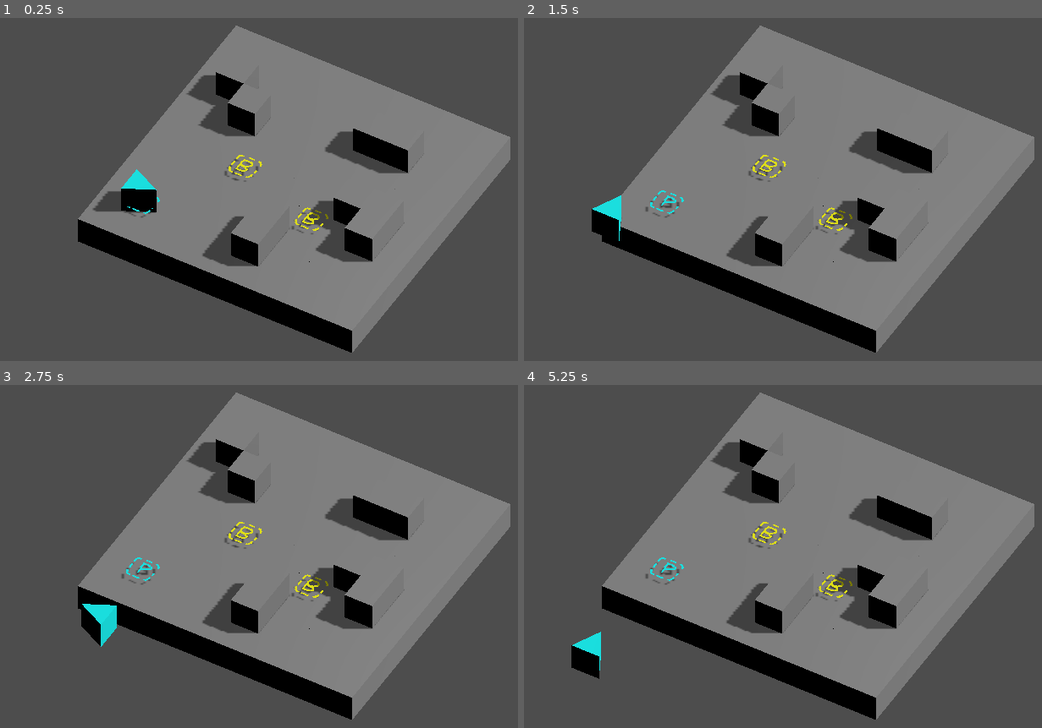
Above: before the commit, frames 1-4 (two rows, left to right).
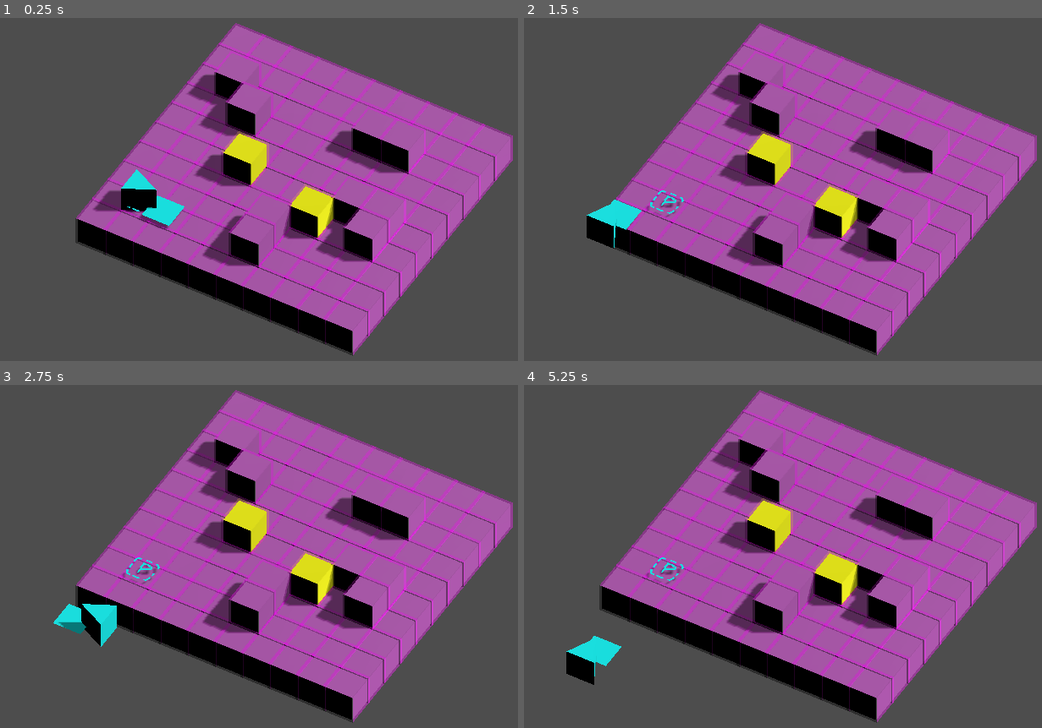
Above: after the commit, the same moments.

Repository: apia46/this-side-up
Game: Godot game, scene res://game.tscn
Two runs of this game, one before a commit and one after it. Both use one fixed random seed, a clock stepped at 60 frames per second and the inputs below.
Inputs:
- Up to frame 1 (0.25 s): no input
- Up to frame 2 (1.5 s): tap Enter at 0.5 s; hold D (backward_right) 0.53-1.28 s; tap Space at 1.25 s; hold S (backward) from 1.28 s (still down)
- Up to frame 3 (2.75 s): tap Enter at 2 s; release S (backward) at 2.03 s; hold D (backward_right) from 2.03 s (still down)
- Up to frame 4 (5.25 s): tap Space at 2.75, 4.25 s; release D (backward_right) at 2.78 s; hold W (forward) 2.78-3.53 s; tap Enter at 3.5 s; hold A (backward_left) 3.53-5.03 s; hold S (backward) from 5.03 s (still down)

The runs differ from the first frame. In frame 1, 39% of the frame differs, in the area x 14-100%, y 1-99%; in frame 2, 40%; in frame 3, 40%; in frame 4, 40%, in the area x 8-100%, y 1-99%.

Commit message:
ghkoghlg

Diff:
--- /dev/null
+++ b/assets/grid/objects/box/box.gd
@@ -0,0 +1,13 @@
+class_name Box
+extends Node3D
+
+var level: Level
+var state: ObjectState
+
+static func New(_position, _level) -> Box:
+	var _box = preload("res://assets/grid/objects/box/box.tscn").instantiate()
+	_box.level = _level
+	_box.state = ObjectState.new(_position, 0)
+	_box.position = _box.state.getPositionAsVector()
+	_box.rotation = _box.state.getRotationAsVector()
+	return _box
--- /dev/null
+++ b/assets/grid/objects/box/box.tscn
@@ -0,0 +1,16 @@
+[gd_scene load_steps=4 format=3 uid="uid://ccleyb6wqufsc"]
+
+[ext_resource type="Script" path="res://assets/grid/objects/box/box.gd" id="1_2dhlc"]
+
+[sub_resource type="StandardMaterial3D" id="StandardMaterial3D_7cjlh"]
+albedo_color = Color(1, 1, 0, 1)
+
+[sub_resource type="BoxMesh" id="BoxMesh_8a2jt"]
+material = SubResource("StandardMaterial3D_7cjlh")
+
+[node name="box" type="Node3D"]
+script = ExtResource("1_2dhlc")
+
+[node name="MeshInstance3D" type="MeshInstance3D" parent="."]
+transform = Transform3D(1, 0, 0, 0, 1, 0, 0, 0, 1, 0, 0.5, 0)
+mesh = SubResource("BoxMesh_8a2jt")
--- a/assets/grid/objects/box_placeholder.tres
+++ b/assets/grid/objects/box/box_placeholder.tres
@@ -1,6 +1,6 @@
 [gd_resource type="PlaneMesh" load_steps=3 format=3 uid="uid://dx7j7ykewb12k"]
 
-[ext_resource type="Texture2D" uid="uid://docarmmiy2xhp" path="res://assets/grid/objects/box_placeholder.png" id="1_31yx5"]
+[ext_resource type="Texture2D" uid="uid://docarmmiy2xhp" path="res://assets/grid/objects/box/box_placeholder.png" id="1_31yx5"]
 
 [sub_resource type="StandardMaterial3D" id="StandardMaterial3D_orwn5"]
 transparency = 2
--- /dev/null
+++ b/assets/grid/objects/objectsGridMesh.tres
@@ -0,0 +1,18 @@
+[gd_resource type="MeshLibrary" load_steps=3 format=3 uid="uid://b54wjm1eelmux"]
+
+[ext_resource type="PlaneMesh" uid="uid://brg7xeybbrynd" path="res://assets/grid/objects/player/player_placeholder.tres" id="1_5crdj"]
+[ext_resource type="PlaneMesh" uid="uid://dx7j7ykewb12k" path="res://assets/grid/objects/box/box_placeholder.tres" id="2_h6tbx"]
+
+[resource]
+item/0/name = "player"
+item/0/mesh = ExtResource("1_5crdj")
+item/0/mesh_transform = Transform3D(1, 0, 0, 0, 1, 0, 0, 0, 1, 0, 0, 0)
+item/0/shapes = []
+item/0/navigation_mesh_transform = Transform3D(1, 0, 0, 0, 1, 0, 0, 0, 1, 0, 0, 0)
+item/0/navigation_layers = 1
+item/1/name = "box"
+item/1/mesh = ExtResource("2_h6tbx")
+item/1/mesh_transform = Transform3D(1, 0, 0, 0, 1, 0, 0, 0, 1, 0, 0, 0)
+item/1/shapes = []
+item/1/navigation_mesh_transform = Transform3D(1, 0, 0, 0, 1, 0, 0, 0, 1, 0, 0, 0)
+item/1/navigation_layers = 1
--- a/assets/grid/objects/player/player.gd
+++ b/assets/grid/objects/player/player.gd
@@ -3,34 +3,45 @@
 
 const FULL_ROTATION = Vector3(0, deg_to_rad(360), 0)
 
+var level: Level
 var state: ObjectState
 
 var positionTween: Tween
 var rotationTween: Tween
 
-static func New(_position) -> Player:
+static func New(_position, _level) -> Player:
 	var _player = preload("res://assets/grid/objects/player/player.tscn").instantiate()
+	_player.level = _level
 	_player.state = ObjectState.new(_position, 0)
 	_player.position = _player.state.getPositionAsVector()
 	_player.rotation = _player.state.getRotationAsVector()
 	return _player
 
 func _input(event):
+	if event.is_action_pressed("movement"):
+		position = state.getPositionAsVector()
+		rotation = state.getRotationAsVector()
+
 	if event.is_action_pressed("forward"):
-		state.moveRelative(Vector3i(1,0,0))
+		if cantBodyInto(state.getTileRelative(Vector3i(1,0,0), level.stateGrid)): return
+		if cantForkInto(state.getTileRelative(Vector3i(2,0,0), level.stateGrid)): return
+		state.moveRotated(Vector3i(1,0,0))
 	elif event.is_action_pressed("forward_left"):
-		state.moveRelative(Vector3i(1,0,-1))
+		if cantBodyInto(state.getTileRelative(Vector3i(1,0,-1), level.stateGrid)): return
+		if cantForkInto(state.getTileRelative(Vector3i(1,0,-2), level.stateGrid)): return
+		state.moveRotated(Vector3i(1,0,-1))
 		state.rotation += 90
 	elif event.is_action_pressed("forward_right"):
-		state.moveRelative(Vector3i(1,0,1))
+		state.moveRotated(Vector3i(1,0,1))
 		state.rotation += -90
 	elif event.is_action_pressed("backward"):
-		state.moveRelative(Vector3i(-1,0,0))
+		if cantBodyInto(state.getTileRelative(Vector3i(-1,0,0), level.stateGrid)): return
+		state.moveRotated(Vector3i(-1,0,0))
 	elif event.is_action_pressed("backward_left"):
-		state.moveRelative(Vector3i(-1,0,-1))
+		state.moveRotated(Vector3i(-1,0,-1))
 		state.rotation += -90
 	elif event.is_action_pressed("backward_right"):
-		state.moveRelative(Vector3i(-1,0,1))
+		state.moveRotated(Vector3i(-1,0,1))
 		state.rotation += 90
 	else:
 		return
@@ -49,5 +60,11 @@
 
 	positionTween = get_tree().create_tween()
 	rotationTween = get_tree().create_tween()
-	positionTween.tween_property(self, "position", state.getPositionAsVector(), 0.5).set_trans(Tween.TRANS_QUAD).set_ease(Tween.EASE_OUT)
-	rotationTween.tween_property(self, "rotation", state.getRotationAsVector(), 0.5).set_trans(Tween.TRANS_QUAD).set_ease(Tween.EASE_OUT)
+	positionTween.tween_property(self, "position", state.getPositionAsVector(), 0.25).set_trans(Tween.TRANS_QUAD).set_ease(Tween.EASE_OUT)
+	rotationTween.tween_property(self, "rotation", state.getRotationAsVector(), 0.25).set_trans(Tween.TRANS_QUAD).set_ease(Tween.EASE_OUT)
+
+static func cantBodyInto(checkState:Level.STATES) -> bool:
+	return checkState in [Level.STATES.SOLID, Level.STATES.BOX]
+
+static func cantForkInto(checkState:Level.STATES) -> bool:
+	return checkState == Level.STATES.SOLID
--- a/assets/grid/objects/player/player.tscn
+++ b/assets/grid/objects/player/player.tscn
@@ -8,9 +8,20 @@
 [sub_resource type="PrismMesh" id="PrismMesh_8dp53"]
 material = SubResource("StandardMaterial3D_i58sy")
 
+[sub_resource type="StandardMaterial3D" id="StandardMaterial3D_87lhf"]
+albedo_color = Color(0, 1, 1, 1)
+
+[sub_resource type="PlaneMesh" id="PlaneMesh_lqauu"]
+material = SubResource("StandardMaterial3D_87lhf")
+size = Vector2(1, 1)
+center_offset = Vector3(0.75, 0.2, 0)
+
 [node name="player" type="Node3D"]
 script = ExtResource("1_8xgkv")
 
 [node name="MeshInstance3D" type="MeshInstance3D" parent="."]
 transform = Transform3D(1.31134e-07, 1, -4.37114e-08, 0, -4.37114e-08, -1, -1, 1.31134e-07, -5.73206e-15, 0, 0.5, 0)
 mesh = SubResource("PrismMesh_8dp53")
+
+[node name="MeshInstance3D2" type="MeshInstance3D" parent="."]
+mesh = SubResource("PlaneMesh_lqauu")
--- /dev/null
+++ b/assets/grid/states/box/solid.tres
@@ -0,0 +1,9 @@
+[gd_resource type="BoxMesh" load_steps=2 format=3 uid="uid://be0vwnr5oqx0"]
+
+[sub_resource type="StandardMaterial3D" id="StandardMaterial3D_1yvr8"]
+transparency = 1
+albedo_color = Color(1, 1, 0, 0.4)
+
+[resource]
+material = SubResource("StandardMaterial3D_1yvr8")
+size = Vector3(1.1, 1.1, 1.1)
--- /dev/null
+++ b/assets/grid/states/solid/solid.tres
@@ -0,0 +1,9 @@
+[gd_resource type="BoxMesh" load_steps=2 format=3 uid="uid://dce3giekwip0h"]
+
+[sub_resource type="StandardMaterial3D" id="StandardMaterial3D_1yvr8"]
+transparency = 1
+albedo_color = Color(1, 0, 1, 0.4)
+
+[resource]
+material = SubResource("StandardMaterial3D_1yvr8")
+size = Vector3(1.1, 1.1, 1.1)
--- /dev/null
+++ b/assets/grid/states/stateMeshLibrary.tres
@@ -0,0 +1,18 @@
+[gd_resource type="MeshLibrary" load_steps=3 format=3 uid="uid://datu87mb6cyca"]
+
+[ext_resource type="BoxMesh" uid="uid://dce3giekwip0h" path="res://assets/grid/states/solid/solid.tres" id="1_16slr"]
+[ext_resource type="BoxMesh" uid="uid://be0vwnr5oqx0" path="res://assets/grid/states/box/solid.tres" id="2_tt2g5"]
+
+[resource]
+item/1/name = "solid"
+item/1/mesh = ExtResource("1_16slr")
+item/1/mesh_transform = Transform3D(1, 0, 0, 0, 1, 0, 0, 0, 1, 0, 0, 0)
+item/1/shapes = []
+item/1/navigation_mesh_transform = Transform3D(1, 0, 0, 0, 1, 0, 0, 0, 1, 0, 0, 0)
+item/1/navigation_layers = 1
+item/2/name = "box"
+item/2/mesh = ExtResource("2_tt2g5")
+item/2/mesh_transform = Transform3D(1, 0, 0, 0, 1, 0, 0, 0, 1, 0, 0, 0)
+item/2/shapes = []
+item/2/navigation_mesh_transform = Transform3D(1, 0, 0, 0, 1, 0, 0, 0, 1, 0, 0, 0)
+item/2/navigation_layers = 1
--- a/assets/tileGridMesh.tres
+++ b/assets/grid/tiles/tileGridMesh.tres
@@ -1,10 +1,10 @@
 [gd_resource type="MeshLibrary" load_steps=2 format=3 uid="uid://3gbxnqp433cm"]
 
-[ext_resource type="BoxMesh" uid="uid://cns3lnyqhktgo" path="res://assets/grid/tiles/floor.tres" id="1_4g26g"]
+[ext_resource type="BoxMesh" uid="uid://cns3lnyqhktgo" path="res://assets/grid/tiles/wall/wall.tres" id="1_j1hx0"]
 
 [resource]
-item/0/name = "floor"
-item/0/mesh = ExtResource("1_4g26g")
+item/0/name = "wall"
+item/0/mesh = ExtResource("1_j1hx0")
 item/0/mesh_transform = Transform3D(1, 0, 0, 0, 1, 0, 0, 0, 1, 0, 0, 0)
 item/0/shapes = []
 item/0/navigation_mesh_transform = Transform3D(1, 0, 0, 0, 1, 0, 0, 0, 1, 0, 0, 0)
--- a/assets/levels/baselevel.tscn
+++ b/assets/levels/baselevel.tscn
@@ -1,23 +1,9 @@
-[gd_scene load_steps=6 format=3 uid="uid://kpr84akkx6kb"]
+[gd_scene load_steps=5 format=3 uid="uid://kpr84akkx6kb"]
 
 [ext_resource type="Script" path="res://assets/levels/level.gd" id="1_adec4"]
-[ext_resource type="MeshLibrary" uid="uid://3gbxnqp433cm" path="res://assets/tileGridMesh.tres" id="1_fu7ve"]
-[ext_resource type="PlaneMesh" uid="uid://brg7xeybbrynd" path="res://assets/grid/objects/player/player_placeholder.tres" id="2_o8ajm"]
-[ext_resource type="PlaneMesh" uid="uid://dx7j7ykewb12k" path="res://assets/grid/objects/box_placeholder.tres" id="3_bn4lp"]
-
-[sub_resource type="MeshLibrary" id="MeshLibrary_is7x5"]
-item/0/name = "player"
-item/0/mesh = ExtResource("2_o8ajm")
-item/0/mesh_transform = Transform3D(1, 0, 0, 0, 1, 0, 0, 0, 1, 0, 0, 0)
-item/0/shapes = []
-item/0/navigation_mesh_transform = Transform3D(1, 0, 0, 0, 1, 0, 0, 0, 1, 0, 0, 0)
-item/0/navigation_layers = 1
-item/1/name = "box"
-item/1/mesh = ExtResource("3_bn4lp")
-item/1/mesh_transform = Transform3D(1, 0, 0, 0, 1, 0, 0, 0, 1, 0, 0, 0)
-item/1/shapes = []
-item/1/navigation_mesh_transform = Transform3D(1, 0, 0, 0, 1, 0, 0, 0, 1, 0, 0, 0)
-item/1/navigation_layers = 1
+[ext_resource type="MeshLibrary" uid="uid://3gbxnqp433cm" path="res://assets/grid/tiles/tileGridMesh.tres" id="1_fu7ve"]
+[ext_resource type="MeshLibrary" uid="uid://b54wjm1eelmux" path="res://assets/grid/objects/objectsGridMesh.tres" id="3_qslss"]
+[ext_resource type="MeshLibrary" uid="uid://datu87mb6cyca" path="res://assets/grid/states/stateMeshLibrary.tres" id="4_r3f0u"]
 
 [node name="baselevel" type="Node3D"]
 script = ExtResource("1_adec4")
@@ -33,8 +19,13 @@
 
 [node name="objectGrid" type="GridMap" parent="."]
 unique_name_in_owner = true
-mesh_library = SubResource("MeshLibrary_is7x5")
+mesh_library = ExtResource("3_qslss")
 cell_size = Vector3(1, 1, 1)
 data = {
 "cells": PackedInt32Array(65532, 3, 0, 65534, 0, 1, 1, 1, 1)
 }
+
+[node name="stateGrid" type="GridMap" parent="."]
+unique_name_in_owner = true
+mesh_library = ExtResource("4_r3f0u")
+cell_size = Vector3(1, 1, 1)
--- a/assets/levels/level.gd
+++ b/assets/levels/level.gd
@@ -1,15 +1,31 @@
+class_name Level
 extends Node3D
+
+@onready var stateGrid = %stateGrid
+
+enum STATES {
+	EMPTY,
+	SOLID,
+	BOX
+}
 
 func _ready():
 	loadLevel()
 
 func loadLevel():
+	for cell in %tileGrid.get_used_cells():
+		match %tileGrid.get_cell_item(cell):
+			0: # wall
+				%stateGrid.set_cell_item(cell, STATES.SOLID)
+
 	for cell in %objectGrid.get_used_cells():
 		var object
 		match %objectGrid.get_cell_item(cell):
 			0:
-				object = Player.New(cell)
-
+				object = Player.New(cell, self)
+			1:
+				object = Box.New(cell, self)
+				%stateGrid.set_cell_item(cell, STATES.BOX)
 		if object: add_child(object)
 
 	#%objectGrid.visible = false
--- a/assets/resources/ObjectState.gd
+++ b/assets/resources/ObjectState.gd
@@ -8,24 +8,32 @@
 	position = _position
 	rotation = _rotation
 
-func moveRelative(vector:Vector3i) -> void:
-	position.y += vector.y
-	match rotation:
-		0:
-			position.x += vector.x
-			position.z += vector.z
-		90:
-			position.x += vector.z
-			position.z -= vector.x
-		180:
-			position.x -= vector.x
-			position.z -= vector.z
-		270:
-			position.x -= vector.z
-			position.z += vector.x
+func moveRotated(vector:Vector3i) -> void:
+	position += rotatePosition(vector)
 
 func getPositionAsVector() -> Vector3:
 	return Vector3(position) + Vector3(0.5, 0, 0.5)
 
 func getRotationAsVector() -> Vector3:
 	return Vector3(0, deg_to_rad(rotation), 0)
+
+func getTileRelative(location:Vector3i, stateGrid:GridMap) -> Level.STATES:
+	return max(0, stateGrid.get_cell_item(rotatePosition(location) + position)) # cast this somehow
+
+func rotatePosition(vector:Vector3i) -> Vector3i:
+	var result = Vector3i(0,0,0)
+	result.y = vector.y
+	match rotation:
+		0:
+			result.x = vector.x
+			result.z = vector.z
+		90:
+			result.x = vector.z
+			result.z = -vector.x
+		180:
+			result.x = -vector.x
+			result.z = -vector.z
+		270:
+			result.x = -vector.z
+			result.z = vector.x
+	return result
--- a/project.godot
+++ b/project.godot
@@ -47,3 +47,13 @@
 "events": [Object(InputEventKey,"resource_local_to_scene":false,"resource_name":"","device":-1,"window_id":0,"alt_press …(192 unchanged characters)…
 ]
 }
+movement={
+"deadzone": 0.5,
+"events": [Object(InputEventKey,"resource_local_to_scene":false,"resource_name":"","device":-1,"window_id":0,"alt_pressed":false,"shift_pressed":false,"ctrl_pressed":false,"meta_pressed":false,"pressed":false,"keycode":0,"physical_keycode":81,"key_label":0,"unicode":113,"location":0,"echo":false,"script":null)
+, Object(InputEventKey,"resource_local_to_scene":false,"resource_name":"","device":-1,"window_id":0,"alt_pressed":false,"shift_pressed":false,"ctrl_pressed":false,"meta_pressed":false,"pressed":false,"keycode":0,"physical_keycode":87,"key_label":0,"unicode":119,"location":0,"echo":false,"script":null)
+, Object(InputEventKey,"resource_local_to_scene":false,"resource_name":"","device":-1,"window_id":0,"alt_pressed":false,"shift_pressed":false,"ctrl_pressed":false,"meta_pressed":false,"pressed":false,"keycode":0,"physical_keycode":69,"key_label":0,"unicode":101,"location":0,"echo":false,"script":null)
+, Object(InputEventKey,"resource_local_to_scene":false,"resource_name":"","device":-1,"window_id":0,"alt_pressed":false,"shift_pressed":false,"ctrl_pressed":false,"meta_pressed":false,"pressed":false,"keycode":0,"physical_keycode":65,"key_label":0,"unicode":97,"location":0,"echo":false,"script":null)
+, Object(InputEventKey,"resource_local_to_scene":false,"resource_name":"","device":-1,"window_id":0,"alt_pressed":false,"shift_pressed":false,"ctrl_pressed":false,"meta_pressed":false,"pressed":false,"keycode":0,"physical_keycode":83,"key_label":0,"unicode":115,"location":0,"echo":false,"script":null)
+, Object(InputEventKey,"resource_local_to_scene":false,"resource_name":"","device":-1,"window_id":0,"alt_pressed":false,"shift_pressed":false,"ctrl_pressed":false,"meta_pressed":false,"pressed":false,"keycode":0,"physical_keycode":68,"key_label":0,"unicode":100,"location":0,"echo":false,"script":null)
+]
+}
Renamed: assets/grid/objects/box_placeholder.png -> assets/grid/objects/box/box_placeholder.png
Not shown, changed: assets/grid/objects/box/box_placeholder.png.import
Not shown: 1 places in assets/grid/objects/player/player.tscn that only renumber resources
Renamed: assets/grid/tiles/floor.tres -> assets/grid/tiles/wall/wall.tres
